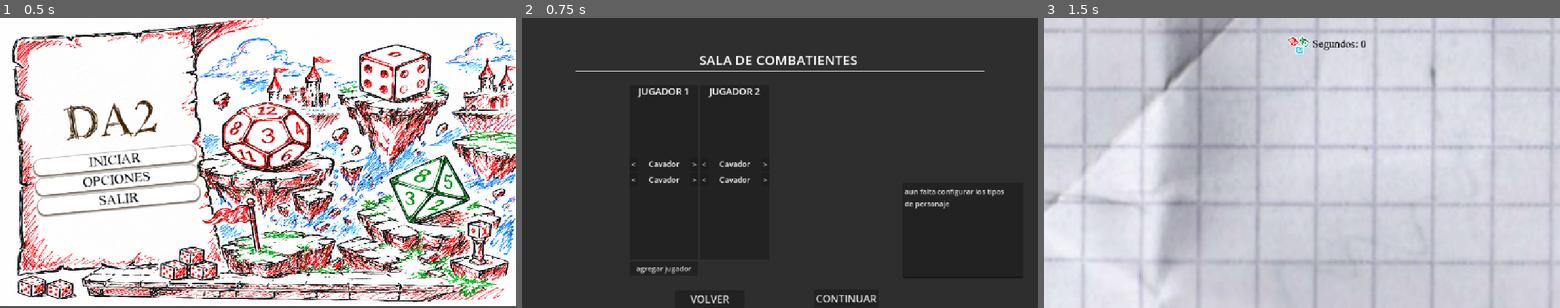
Above: before the commit, frames 1-3 (left to right).
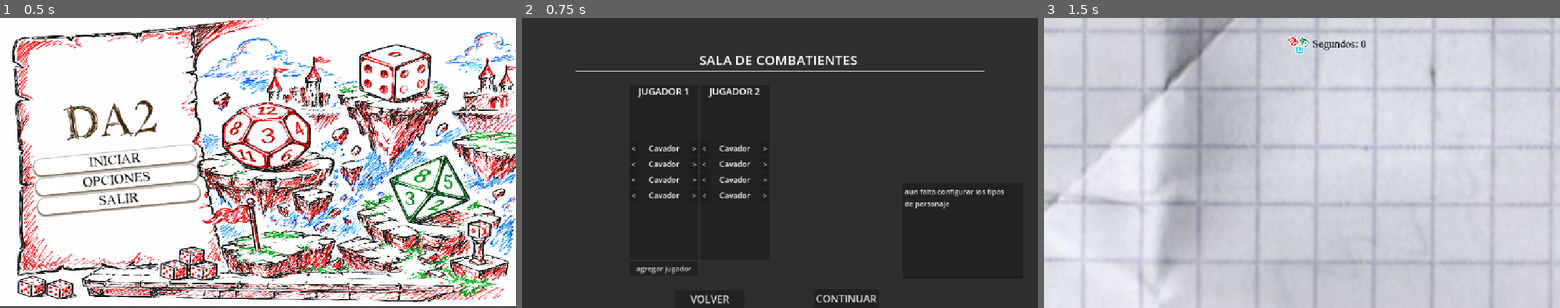
Above: after the commit, the same moments.

Repository: Pablo7776/Motores_Graficos
Game: Godot game, scene res://Escenas/menu_principal.tscn
Same seed, same stepped clock (60 frames per second), same inputs: the game is played once before the commit and once after it. The engine's default icon, where the game draws it, is replaced by a stand-in: a white triangle on a blue panel in a dark square.
Inputs:
- Up to frame 1 (0.5 s): no input
- Up to frame 2 (0.75 s): click "INICIAR" at 0.5 s
- Up to frame 3 (1.5 s): click "CONTINUAR" at 1.25 s

Frame 1 is identical in both runs. In frame 2, 0.4% of the frame differs, in the area x 21-48%, y 43-63%; in frame 3, nothing differs.

Commit message:
4 personajes

Diff:
--- a/da-2-zafarrancho/Escenas/Selector.tscn
+++ b/da-2-zafarrancho/Escenas/Selector.tscn
@@ -16,7 +16,7 @@
 layout_mode = 2
 size_flags_horizontal = 4
 theme_override_font_sizes/font_size = 17
-text = "Bárbaro"
+text = "Cavador"
 
 [node name="next" type="Button" parent="." unique_id=1929381826]
 layout_mode = 2
--- a/da-2-zafarrancho/Escenas/player_card.gd
+++ b/da-2-zafarrancho/Escenas/player_card.gd
@@ -2,9 +2,13 @@
 
 @onready var selector1: Selector = $VBoxContainer/HBoxContainer
 @onready var selector2: Selector = $VBoxContainer/HBoxContainer2
+@onready var selector3: Selector = $VBoxContainer/HBoxContainer3
+@onready var selector4: Selector = $VBoxContainer/HBoxContainer4
 
 func get_data() -> Dictionary:
 	return {
 		"personaje1": selector1.get_personaje(),
-		"personaje2": selector2.get_personaje()
+		"personaje2": selector2.get_personaje(),
+		"personaje3": selector3.get_personaje(),
+		"personaje4": selector4.get_personaje()
 	}
--- a/da-2-zafarrancho/Escenas/player_card.tscn
+++ b/da-2-zafarrancho/Escenas/player_card.tscn
@@ -19,6 +19,12 @@
 [node name="HBoxContainer2" parent="VBoxContainer" unique_id=1586361720 instance=ExtResource("1_am4v6")]
 layout_mode = 2
 
+[node name="HBoxContainer3" parent="VBoxContainer" unique_id=1148025469 instance=ExtResource("1_am4v6")]
+layout_mode = 2
+
+[node name="HBoxContainer4" parent="VBoxContainer" unique_id=2119443760 instance=ExtResource("1_am4v6")]
+layout_mode = 2
+
 [node name="Label" type="Label" parent="." unique_id=248945602]
 layout_mode = 2
 size_flags_horizontal = 4
Not shown: 1 places in da-2-zafarrancho/Escenas/player_card.tscn that only renumber resources
